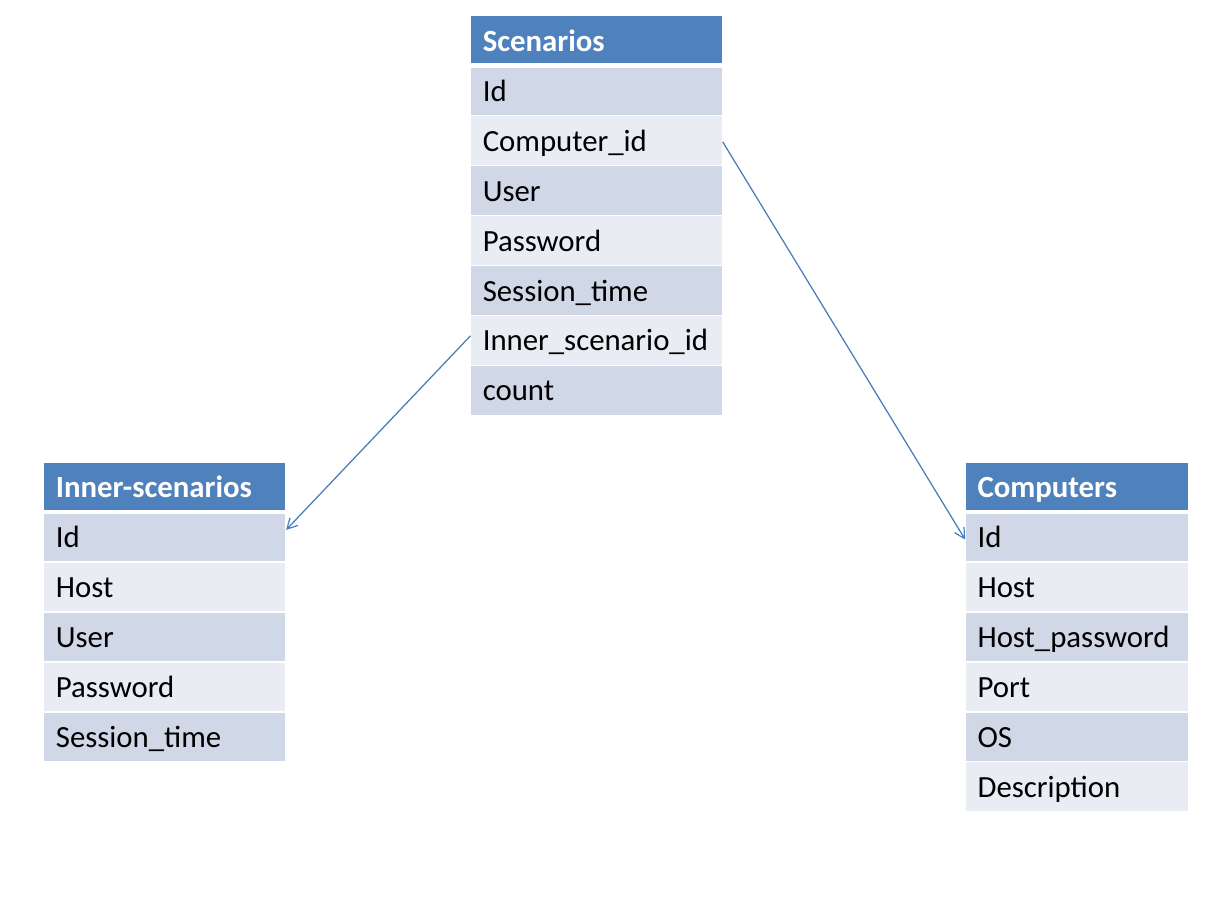
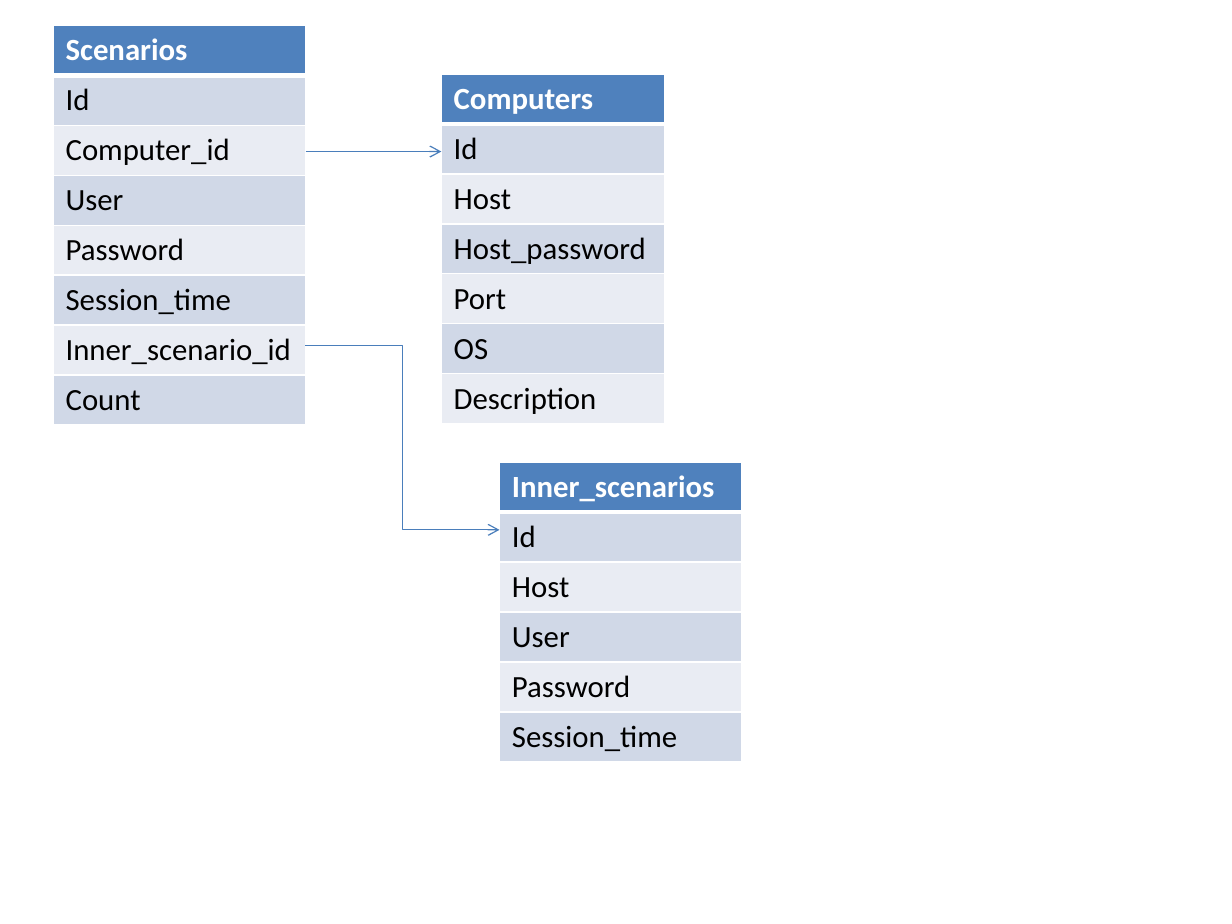
Before and after one commit to aragats/HPI, a slide deck: slide 1 of Research School/Retreat/Fall 2014/retreat release/A.Amirkhanyan/Scenario relations.pptx. Drawn at 1232x924 pixels with LibreOffice and Linux fonts; fonts in the diff are those of the drawing. Boxes give left, top, right and bottom in pixels: in the first picture for what was removed or moved away, otherwise in the second. Text is boxed around its words. In the diff, an @@ line names an element or a change of style, - is before the commit and + after.

Commit message:
update

```diff
--- a/Research School/Retreat/Fall 2014/retreat release/A.Amirkhanyan/Scenario relations.pptx
+++ b/Research School/Retreat/Fall 2014/retreat release/A.Amirkhanyan/Scenario relations.pptx
@@ table at (x1=53, y1=26, x2=306, y2=420) @@
-row 8, column 1: count
+row 8, column 1: Count
@@ table moved from (x1=471, y1=16, x2=723, y2=410) to (x1=53, y1=26, x2=306, y2=420) @@
@@ table moved from (x1=965, y1=462, x2=1188, y2=807) to (x1=441, y1=74, x2=664, y2=419) @@
@@ arrow moved from (723, 142) - (965, 540) to (306, 152) - (441, 152) @@
@@ arrow moved from (471, 336) - (286, 530) to (306, 346) - (500, 530) @@
@@ arrow (306, 346) - (500, 530): arrow to elbow arrow @@
@@ table at (x1=500, y1=462, x2=743, y2=758) @@
-row 1, column 1: Inner-scenarios
+row 1, column 1: Inner_scenarios
@@ table moved from (x1=43, y1=462, x2=286, y2=758) to (x1=500, y1=462, x2=743, y2=758) @@
```
